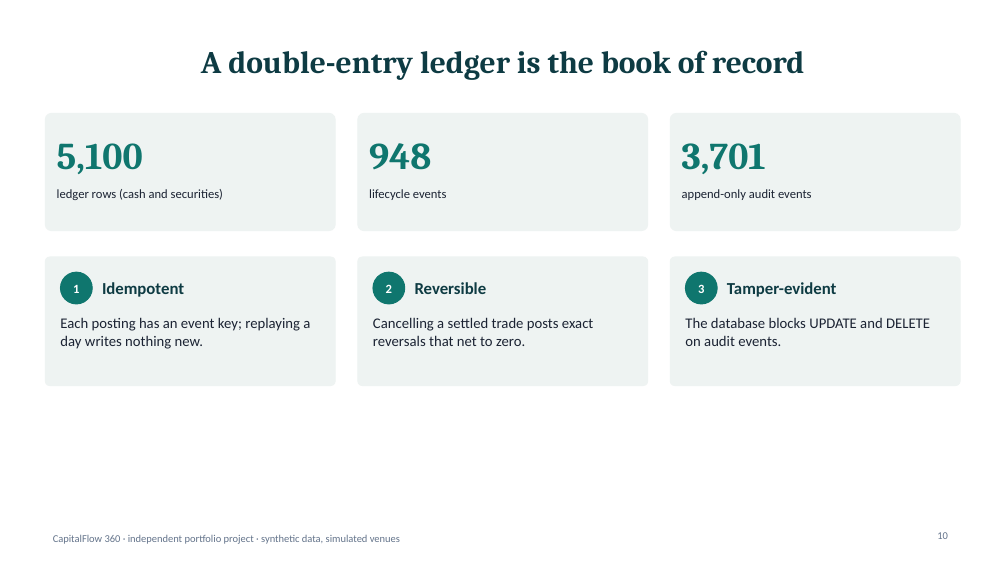
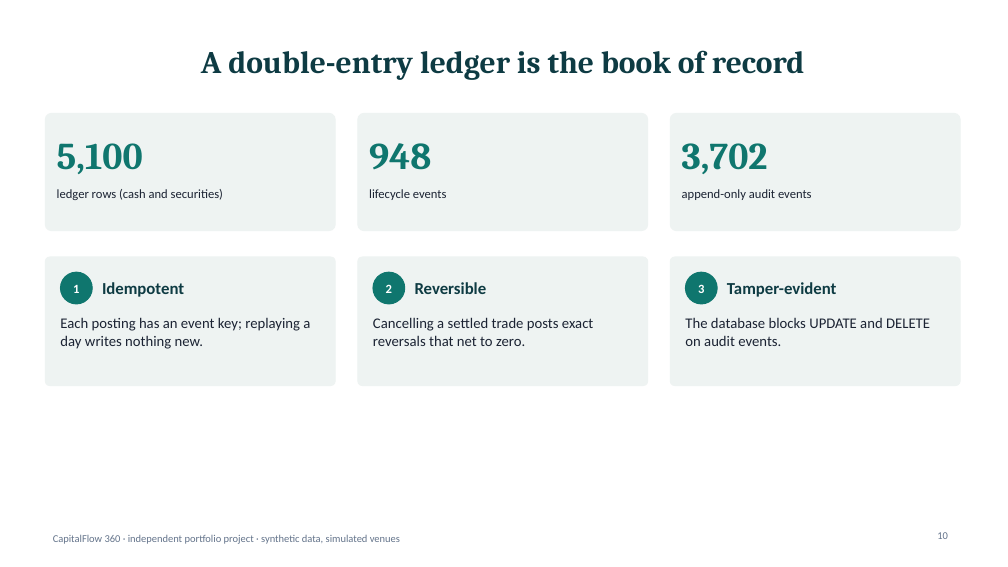
Before and after one commit to nipunrg1990rocks-dev/banking-ai-portfolio, a slide deck: slide 10 of projects/p7_capitalflow360/reporting/out/CF360_Business_Process_Walkthrough.pptx. Drawn at 1008x567 pixels with LibreOffice and Linux fonts; fonts in the diff are those of the drawing. Boxes give left, top, right and bottom in pixels: in the first picture for what was removed or moved away, otherwise in the second. Text is boxed around its words. In the diff, an @@ line names an element or a change of style, - is before the commit and + after.

```diff
--- a/projects/p7_capitalflow360/reporting/out/CF360_Business_Process_Walkthrough.pptx
+++ b/projects/p7_capitalflow360/reporting/out/CF360_Business_Process_Walkthrough.pptx
@@ text at (x1=682, y1=143, x2=768, y2=174): text changed @@
-3,701
+3,702
```
Also in this commit, not shown: 22 other files.
